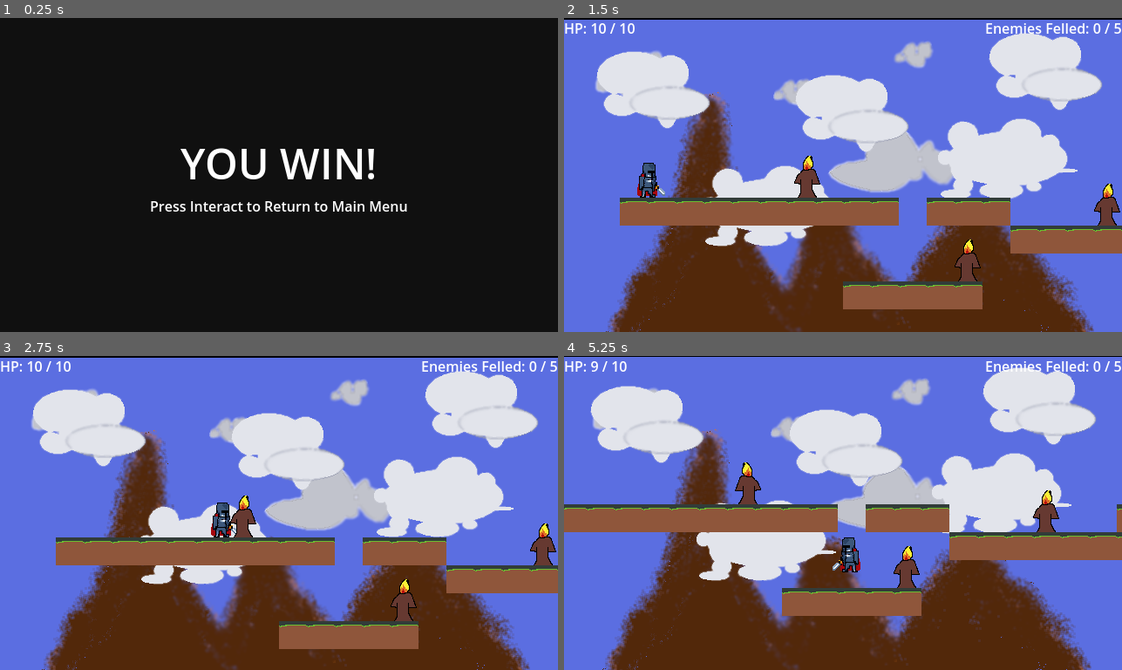
Above: before the commit, frames 1-4 (two rows, left to right).
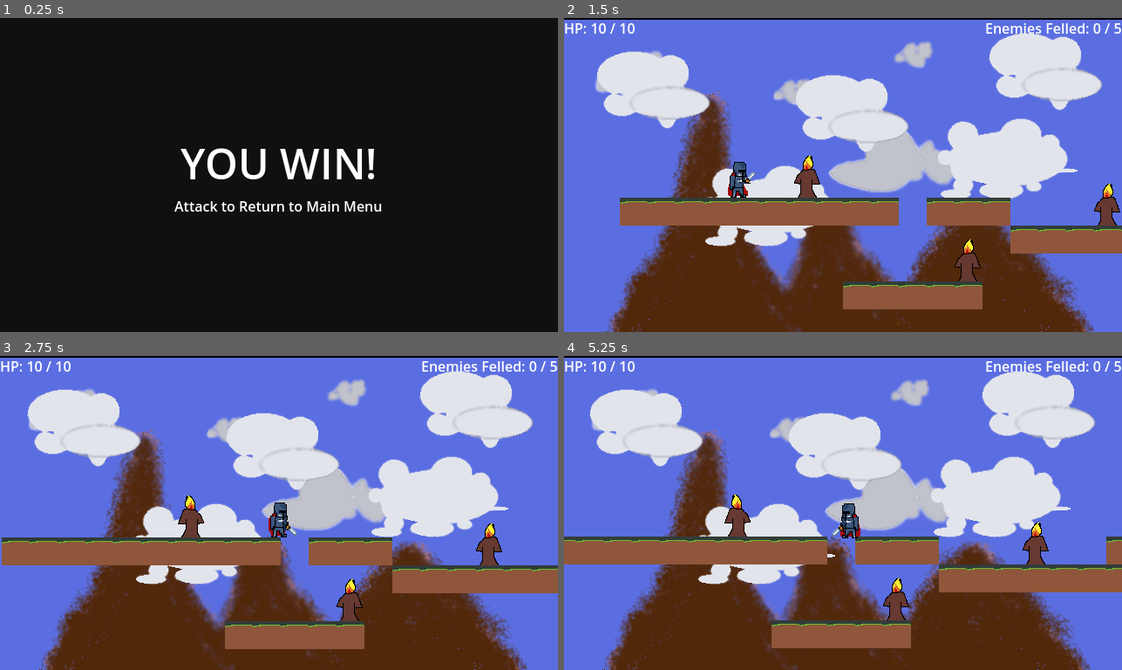
Above: after the commit, the same moments.

Repository: mciaravino/project-one-2d-platformer
Game: Godot game, scene res://cutscenes/you_win/you_win.tscn
The game is run twice, just before and just after one commit, with the same random seed, the same clock (stepped at 60 frames per second) and the same inputs. This scene is started directly instead of the project's main scene.
Inputs (mouse positions are in pixels of both pictures, inside the frame that each line leads up to):
- Up to frame 1 (0.25 s): no input
- Up to frame 2 (1.5 s): tap Enter at 0.5 s; move the mouse to (965, 159) at 0.52 s; hold D (move_right) 0.53-1.25 s; click (965, 159) at 0.6 s; tap Space (jump) at 0.77 s; tap E (interact) at 0.8 s; click (843, 256) at 1.25 s, where only the run before the commit has a clickable "Start"
- Up to frame 3 (2.75 s): tap Space (jump) at 2, 2.27 s; move the mouse to (167, 528) at 2.02 s; hold D (move_right) from 2.03 s (still down); tap E (interact) at 2.1 s; click (167, 528) at 2.3 s
- Up to frame 4 (5.25 s): move the mouse to (898, 443) at 2.77 s; release D (move_right) at 2.78 s; hold A (move_left) 2.78-3.53 s; click (898, 443) at 2.85 s; tap E (interact) at 3.05, 3.6, 4.55, 5.1 s; move the mouse to (815, 575) at 3.52 s; hold D (move_right) 3.53-5.03 s; tap Space (jump) at 3.77, 4.52 s; click (815, 575) at 3.8 s; move the mouse to (1010, 560) at 4.27 s; click (1010, 560) at 4.35 s; move the mouse to (675, 465) at 5.02 s; hold A (move_left) from 5.03 s (still down)

The runs differ from the first frame. In frame 1, 0.9% of the frame differs, in the area x 27-73%, y 58-62%; in frame 2, 0.7%; in frame 3, 15%; in frame 4, 28%, in the area x 0-100%, y 0-100%.

Commit message:
version 1.1, updated sound

Diff:
--- a/cutscenes/you_win/you_win.gd
+++ b/cutscenes/you_win/you_win.gd
@@ -4,12 +4,11 @@
 @export var win_sfx: AudioStream
 
 func _ready() -> void:
-	#Music.fade_out_and_stop(0.6)
-
 	# Play victory sound once
 	if win_sfx:
 		Sfx.play_one_shot(win_sfx)
 
 func _process(_delta: float) -> void:
-	if Input.is_action_just_pressed("interact"):
+	if Input.is_action_just_pressed("attack"):
+		Music.fade_out_and_stop(0.6)
 		get_tree().change_scene_to_file(return_scene)
--- a/cutscenes/you_win/you_win.tscn
+++ b/cutscenes/you_win/you_win.tscn
@@ -41,4 +41,4 @@
 
 [node name="Subtext" type="Label" parent="CenterContainer/VBoxContainer"]
 layout_mode = 2
-text = "Press Interact to Return to Main Menu"
+text = "Attack to Return to Main Menu"
--- a/shared_scripts/game_state.gd
+++ b/shared_scripts/game_state.gd
@@ -11,6 +11,16 @@
 # --- Enemy defeats (global) + per-level restart snapshot ---
 var enemies_defeated: int = 0
 var level_start_enemies := {}  # Dictionary[String, int]
+
+func start_new_game(default_max: int = 10) -> void:
+	# reset run/session state
+	max_hp = default_max
+	hp = max_hp
+	enemies_defeated = 0
+
+	# reset per-level restart snapshots
+	level_start_hp.clear()
+	level_start_enemies.clear()
 
 func ensure_initialized(default_max: int) -> void:
 	if hp < 0:
@@ -48,11 +58,9 @@
 	if level_start_hp.has(key):
 		hp = int(level_start_hp[key])
 	else:
-		# fallback: treat current hp as level-start if missing
 		level_start_hp[key] = hp
 
 	if level_start_enemies.has(key):
 		enemies_defeated = int(level_start_enemies[key])
 	else:
-		# fallback: treat current count as level-start if missing
 		level_start_enemies[key] = enemies_defeated
--- a/ui/main_menu/main_menu.gd
+++ b/ui/main_menu/main_menu.gd
@@ -18,6 +18,7 @@
 	start_button.grab_focus()
 
 func _on_start_button_pressed() -> void:
+	GameState.start_new_game(10) # or whatever default you want
 	get_tree().change_scene_to_file(level_01_path)
 
 func _on_quit_button_pressed() -> void:
Not shown, added: export_presets.cfg
Not shown, added: ui/background_music_player/background_wavs/field_wavs/field_wav_info.txt
Not shown, changed: ui/background_music_player/background_wavs/field_wavs/field_intro.wav
Not shown, changed: ui/background_music_player/background_wavs/field_wavs/field_loop.wav
